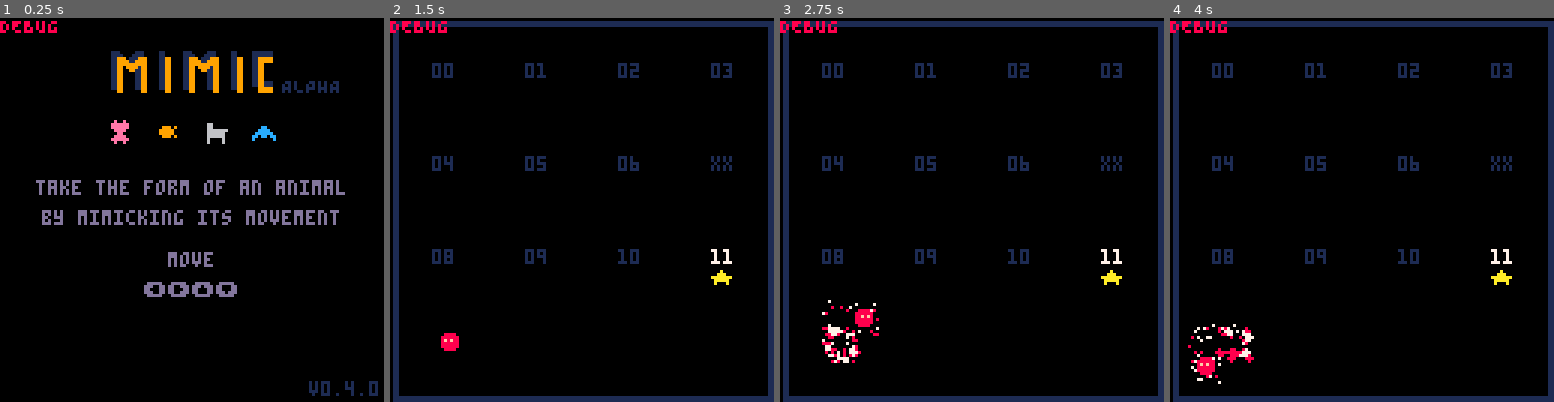
Above: before the commit, frames 1-4 (left to right).
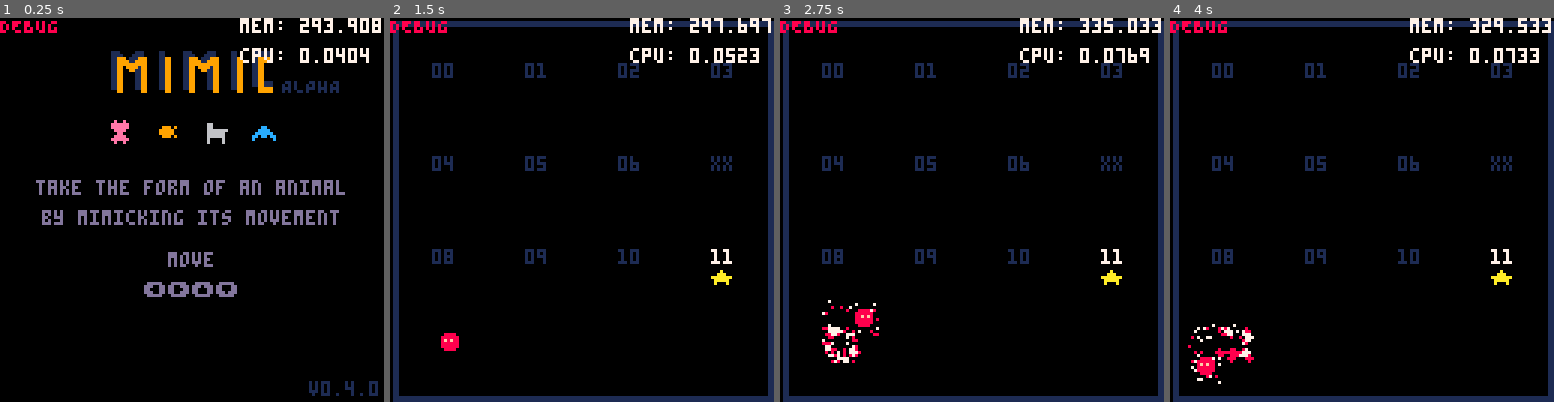
Above: after the commit, the same moments.

Repository: sourencho/mimic
Game: PICO-8 cartridge mimic.p8
Two runs of this game, one before a commit and one after it. Both use one fixed random seed, a clock stepped at 60 frames per second and the inputs below.
Inputs:
- Up to frame 1 (0.25 s): no input
- Up to frame 2 (1.5 s): tap X (X key) at 0.33, 1.07 s; tap O (Z key) at 0.7 s
- Up to frame 3 (2.75 s): hold Right 1.6-2.1 s; tap O (Z key) at 1.7, 2.1, 2.5 s; tap X (X key) at 1.85 s; hold Up 2.15-2.42 s; hold Right from 2.47 s (still down)
- Up to frame 4 (4 s): tap O (Z key) at 2.9, 3.3, 3.7 s; tap X (X key) at 2.97 s; release Right at 3.03 s; hold Left 3.08-3.58 s; hold Down 3.63-3.97 s

The runs differ from the first frame. In frame 1, 1.1% of the frame differs, in the area x 62-100%, y 0-12%; in frame 2, 1.1%; in frame 3, 1.1%; in frame 4, 1.1%.

Commit message:
Change purupu sprite to work better when merged

Diff:
--- a/mimic.p8
+++ b/mimic.p8
@@ -27,7 +27,7 @@
 level_size = 16
 
 debug_mode = true
-SHOW_STATS = false
+SHOW_STATS = true
 debug = "DEBUG\n"
 
 -- spr numbers 2x2 matrix to support large sprites
@@ -154,7 +154,7 @@
         pattern = {DOWN, DOWN, DOWN, UP, UP, UP},
         move_abilities = {teru},
         push_abilities = {tree_small, rock_small},
-        display_name = "purple",
+        display_name = "パープル",
         shape = {2, 1}
     }
 }
@@ -1904,22 +1904,22 @@
 end
 
 __gfx__
-0000000000000000000000000000000000000000000000000000000000000000000000000000ddd00000ddd00ddd00000ddd0000000000002000022220000000
-0000000008080000000000000000000000000000008888000000000000000000000000000000dd0000000dd000dd000000dd0ddd000000222200220020000000
-0070070088888000000000000000000000000000088888800088880000999090009909000ddddddd0ddddddddddddddddddd0d0d000002200220022020000000
-000770008888800000000000000000000000000008f8f8800888888009999900099990000ddddddd0ddddddddddddddddddd000d000000200020002000000000
-00077000088800000000000000000000000000000888888008f8f88009999900099990000ddddddd0ddddddddddd000ddddddddd000002202220022200000000
-0070070000800000000000000000000000000000088888800888888000999090009909000ddddddd0ddddddddddd0d0ddddddddd000000002000220200000000
-0000000000000000000000000000000000000000008888000088880000000000000000000000dd0000000dd000dd0ddd00dd0000000000002200200000000000
-0000000000000000000000000000000000000000000000000000000000000000000000000000ddd00000ddd00ddd00000ddd0000000000000022000000000000
+00000000000000000000000000000000000000000000000000000000000000000000000000000000000000000000000000000000000000002000022220000000
+00000000080800000000000000000000000000000088880000000000000000000000000000000ddd0000ddd00ddd0ddd0ddd0ddd000000222200220020000000
+00700700888880000000000000000000000000000888888000888800009990900099090000000dd000000dd000dd0d0d00dd0d0d000002200220022020000000
+000770008888800000000000000000000000000008f8f88008888880099999000999900000dddddd00dddddddddd000ddddd000d000000200020002000000000
+00077000088800000000000000000000000000000888888008f8f880099999000999900000dddddd00dddddddddddddddddddddd000002202220022200000000
+00700700008000000000000000000000000000000888888008888880009990900099090000dddddd00dddddddddddddddddddddd000000002000220200000000
+00000000000000000000000000000000000000000088880000888800000000000000000000000dd000000dd000dd000000dd0000000000002200200000000000
+00000000000000000000000000000000000000000000000000000000000000000000000000000ddd0000ddd00ddd00000ddd0000000000000022000000000000
 000000000000000000000000000000000000000000e00e000e0000e0000000000000000000000000000000000000000000000000000000000288200000000000
-00000000000000000000000000000000000000000eeeeee0eee00eee00000000c000000c00000000000000000000000000000000000000002888820000000000
-00000000000000000000000000000000000000000eeeeee0eee00eee000cc000cc0cc0cc00000000000000000000000000000000000000002888882000000000
-000000000000000000000000000000000000000000eeee000eeeeee000cccc000cccccc000000000000000000000000000000000222200002882220000000000
-0000000000000000000000000000000000000000000ee00000eeee000cccccc000cccc0000000000000000000000000000000000200000002882000000000000
-000000000000000000000000000000000000000000eeee000eeeeee0cc0cc0cc000cc00000000000000000000000000000000000200000002882000090900000
-00000000000000000000000000000000000000000eeeeee0eee00eeec000000c0000000000000000000000000000000000000000200000002882000909090000
-000000000000000000000000000000000000000000e00e000e0000e0000000000000000000000000000000000000000000000000200000002882000090900000
+00000000000000000000000000000000000000000eeeeee0eee00eee00000000c000000c00000000000000000ddd000000000000000000002888820000000000
+00000000000000000000000000000000000000000eeeeee0eee00eee000cc000cc0cc0cc000000000000000000dd0ddd00000000000000002888882000000000
+000000000000000000000000000000000000000000eeee000eeeeee000cccc000cccccc00000000000000000dddd0d0d00000000222200002882220000000000
+0000000000000000000000000000000000000000000ee00000eeee000cccccc000cccc000000000000000000dddd000d00000000200000002882000000000000
+000000000000000000000000000000000000000000eeee000eeeeee0cc0cc0cc000cc0000000000000000000dddddddd00000000200000002882000090900000
+00000000000000000000000000000000000000000eeeeee0eee00eeec000000c00000000000000000000000000dd000000000000200000002882000909090000
+000000000000000000000000000000000000000000e00e000e0000e0000000000000000000000000000000000ddd000000000000200000002882000090900000
 00000000000000000000000000000000000000000000000000000000000000000000000000000000000000000000000000000000222222222882000909090000
 01110000011100001111111011111000011000000000000000000000066000000066000000000000000000000000909008880ccc288888888882000090900000
 01111000111100001111111011111000011000000000000000bb0000066000000066000000000000000000000000040008980c2c222222222222000000000000
@@ -1981,7 +1981,7 @@
 0614141405050575161616a715151515000000000000000000005100000000001414241414143636343405051546371400000000000000000000000000000000
 1675071706260606150505053436753700000000000000000000000000000000e406161524f4f5f4e4f4f4f4f4f5e5e500000000000000000000000000000000
 06141405050505958484849615151515000000000000000000000000000000001714141414363534350515150535343500000000000000000000000000000000
-1675141406060606060605050534751600000000000000000000000000000000e406061514e4e5f4f4f4f5f5e5f5f5e500000000000000000000000000000000
+1675141406060606060605050534751600000000000000000000000000000000e406061525e4e5f4f4f4f5f5e5f5f5e500000000000000000000000000000000
 06051515151515752414147515151515000000000000000000000000000000001414141435351515251515151505153400000000000000000000000000000000
 16a7141417161616161606151515751600000000000000000000000000000000e406061524f4f4e5f4f4f4e4f5f5e4e400000000000000000000000000000000
 06071574848484d6141474c605150515000000000000000053000000000000001414141415151515151515151515151500000000000000000000720000000000
@@ -2163,7 +2163,7 @@
 
 
 __gff__
-0000000000000000000303060604000000000000000000000002030206000000000000000000000000020201000000000000000000000000000200000000000008101060606060020202020202028080040424404040400202020202000080800101214040404002020202020202000810101040404040020202020224212108
+0000000000000000000306020604000000000000000000000002030206000000000000000000000000020201000000000000000000000000000200000000000008101060606060020202020202028080040424404040400202020202000080800101214040404002020202020202000810101040404040020202020224212108
 0808080808080808080808080808080802020202020000000800000000000000020202020000000000000000000000000202020200000000000000000000000000000000000000000000000000000000000000000000000000000000000000000000000000000000000000000000000000000000000000000000000000000000
 __map__
 6060606060606060606060606060606000000000000000000000000000000000414171416161414141724141704141410000000000000000000000000000000060616162606060606060606060616060000000000000000000000000000000006057616061616060606061616060606100000000000000000000000000000000
